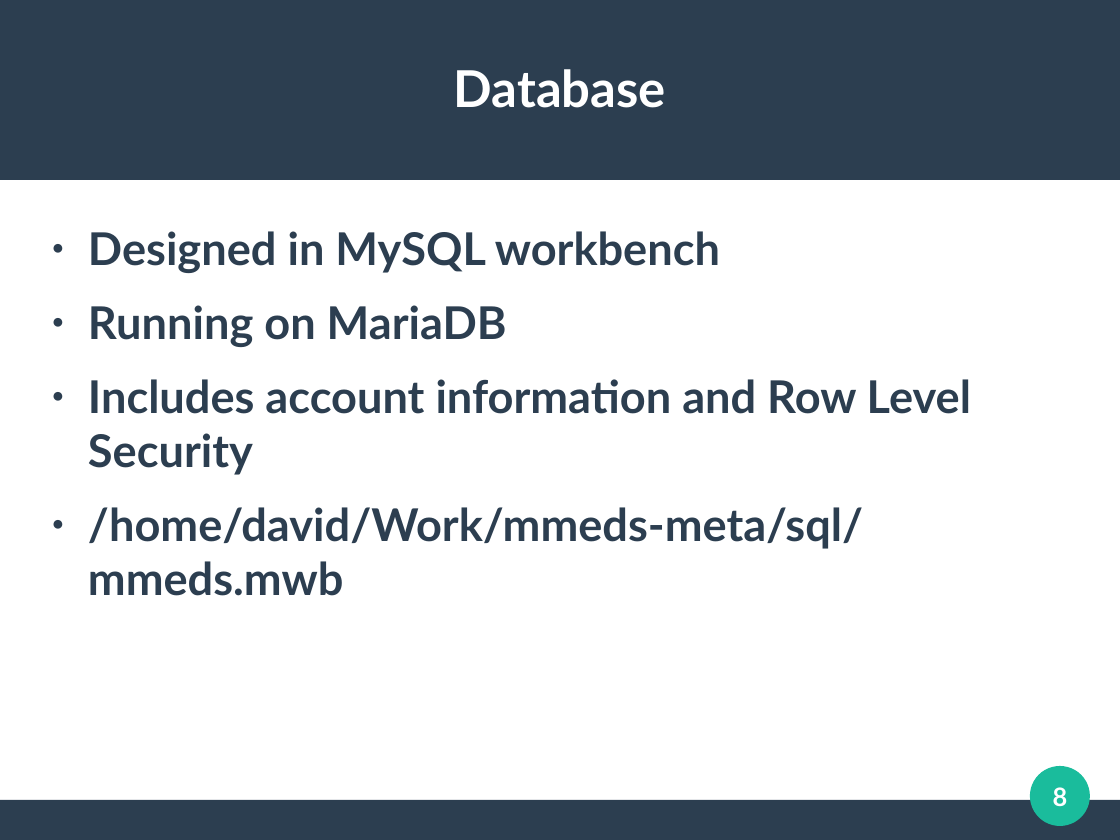
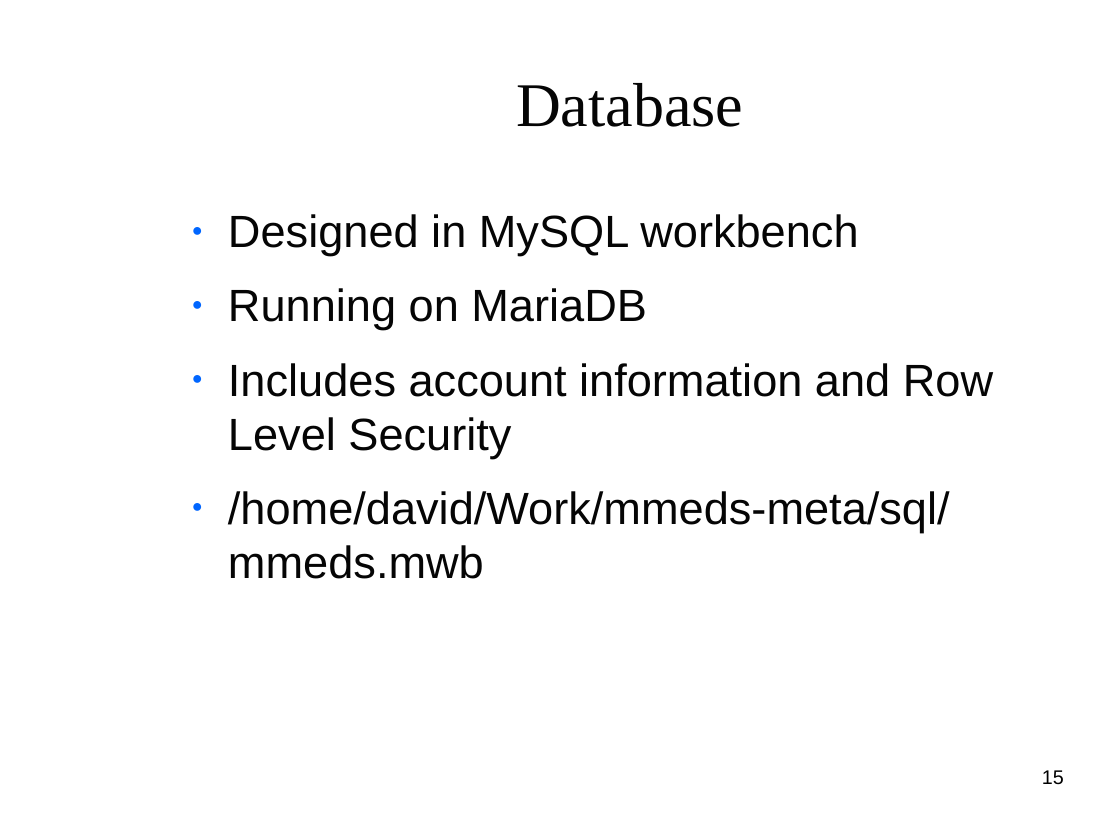
Before and after one commit to clemente-lab/mmeds-meta, a slide deck: slide 15 of sql/mmeds.odp (slide 8 before the commit). Drawn at 1120x840 pixels with LibreOffice and Linux fonts; fonts in the diff are those of the drawing; background and template pictures are left out. Boxes give left, top, right and bottom in pixels: in the first picture for what was removed or moved away, otherwise in the second. Text is boxed around its words. In the diff, an @@ line names an element or a change of style, - is before the commit and + after.

```diff
--- a/sql/mmeds.odp
+++ b/sql/mmeds.odp
@@ rectangle removed at [0,0,1120,180] @@
@@ title "Database": place and size @@
-title "Database" at [454,69,666,108]
+title "Database" at [516,83,743,127]
@@ title "Database" at [516,83,743,127]: size 36 to 44 pt, font Lato to Times New Roman, text colour #FFFFFF to #050505, bold off @@
@@ text "Designed in MySQL workbench": place and size @@
-text "Designed in MySQL workbench" at [88,231,971,596]
+text "Designed in MySQL workbench" at [228,214,993,579]
@@ text "Designed in MySQL workbench" at [228,214,993,579]: font Lato to Arial, text colour #2C3E50 to #050505, bold off; bullet colour #2C3E50 to #0066FF @@
@@ ellipse removed at [1031,766,1091,826] @@
@@ page number added at [1042,770,1064,785], 14 pt, text #000000 @@
+15
@@ rectangle removed at [0,800,1120,839] @@
@@ page number removed at [1053,787,1068,806] @@
-8
```
Also in this commit, not shown: 17 other slides changed, 10 slides added, 18 other files.
